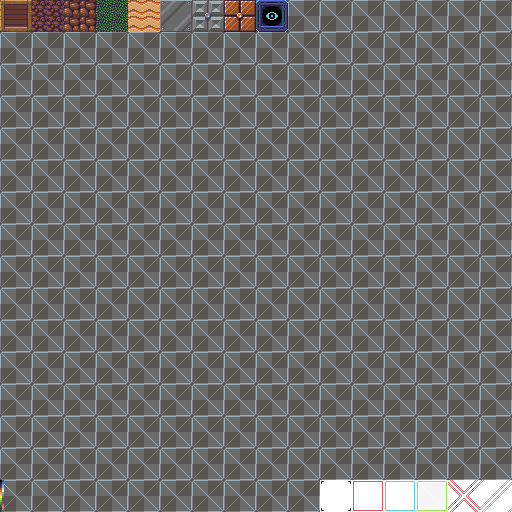
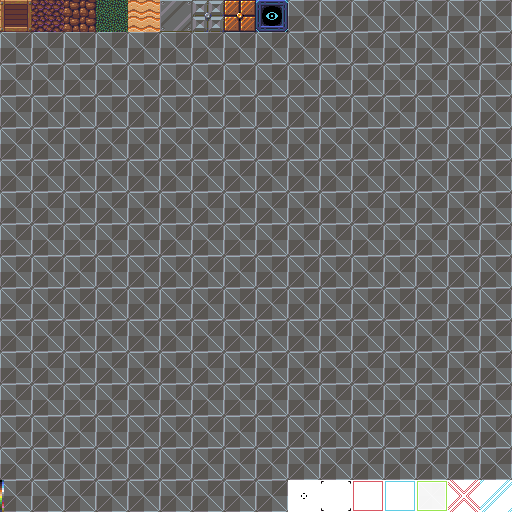
Before/after of a 512×512 layered artwork. What changed in the layer stack:
painted on "Util1" over [301, 493, 307, 499]
